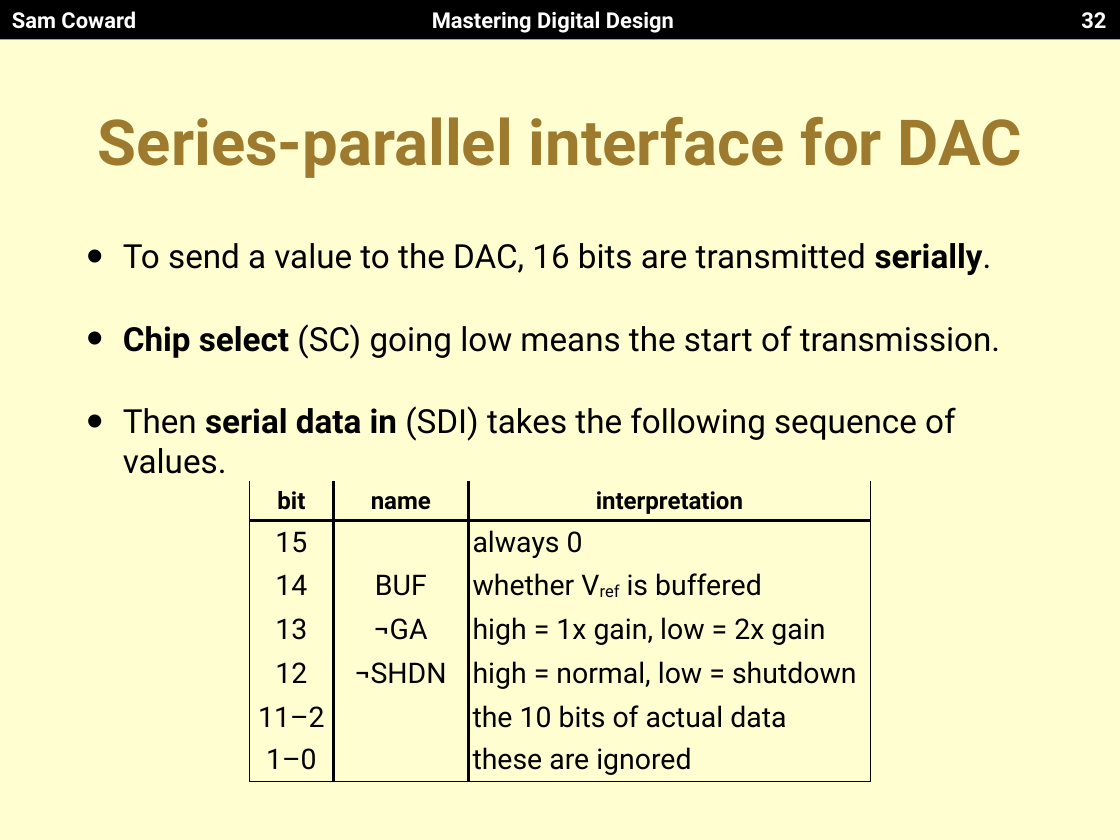
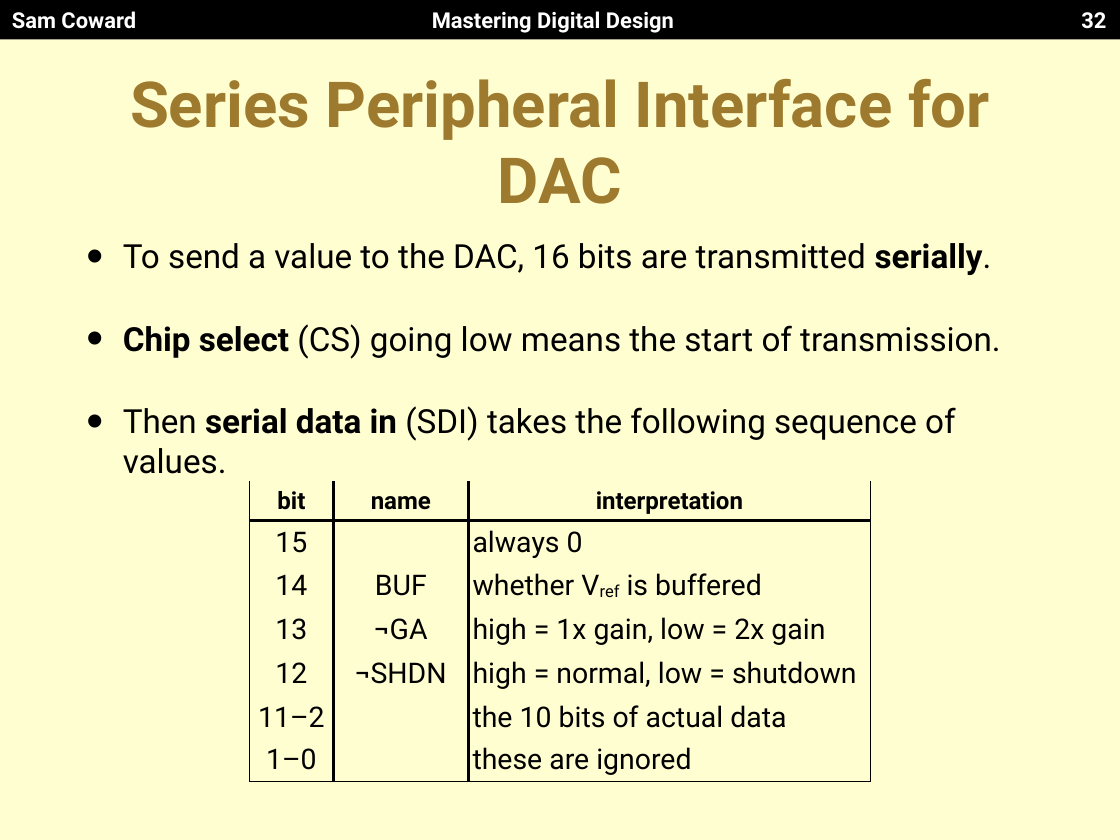
Before and after one commit to Mastering-Digital-Design/Lab-Module, a slide deck: slide 32 of lectures/lecture3.pptx. Drawn at 1120x840 pixels with LibreOffice and Linux fonts; fonts in the diff are those of the drawing. Boxes give left, top, right and bottom in pixels: in the first picture for what was removed or moved away, otherwise in the second. Text is boxed around its words. In the diff, an @@ line names an element or a change of style, - is before the commit and + after.

```diff
--- a/lectures/lecture3.pptx
+++ b/lectures/lecture3.pptx
@@ title at box(130, 79, 990, 204): text changed @@
-Series-parallel interface for DAC
+Series Peripheral Interface for DAC
@@ text at box(123, 324, 1001, 359): text changed @@
-• Chip select (SC) going low means the start of transmission.
+• Chip select (CS) going low means the start of transmission.
```
Also in this commit, not shown: 8 other slides changed, 1 slide added, 1 slide removed.
